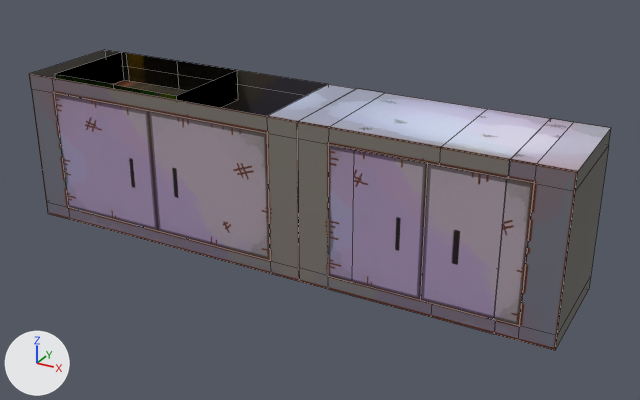
Two versions of the FBX model OP_ChopChop!/Assets/OccAssets/Models/Environment/prep counter cut.fbx, one commit apart.
One viewpoint serves both versions: a 50 mm lens placed at (2.42, -4.06, 2.57), pointed at (-0.01, 0.35, 0.36). Arrows for +X, +Y and +Z are at lower left; the lights stay in place. Mesh edges are drawn as thin lines. Where no turn or scale is listed for an object, it has been applied to the vertices. Vertices at the same position are counted once.

Script lines for the objects in view, before the commit:
```python
me_mesh = bpy.data.meshes.new('Mesh')
me_mesh.from_pydata(...)  # 125 vertices, 68 faces; spans x -1.85..1.7, y -0.36..0.37, z -0.5..0.5
me_mesh.materials.append(mat_prep_counter_material)  # picture img_back_counter_material_png
ob_polysurface4 = bpy.data.objects.new('polySurface4', me_mesh)
ob_polysurface4.location = (-0.101, 0.317, 0.5)
```
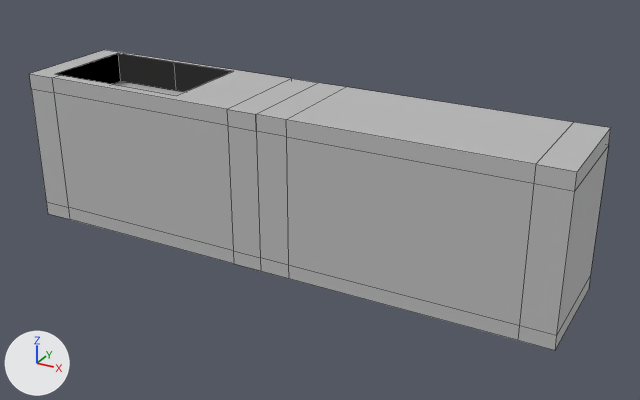
The newer file is also turned or shifted as a whole; pictures and numbers use the older file's frame.

The edits, one by one:
Material 'Default_Material' (mat_default_material) is new.
Its base color is (0.5, 0.5, 0.5) (grey #bcbcbc).
me_mesh is used by ob_polysurface4; location (-0.101, 0.317, 0.5).
me_mesh had 125 vertices, 68 faces and spanned x -1.85..1.7, y -0.36..0.37, z -0.5..0.5.
me_mesh now has 78 vertices, 55 faces and spans x -1.85..1.7, y -0.36..0.37, z -0.5..0.5.
me_mesh part 1: 6 loose pieces with 64 vertices, spanning x -1.65..1.5, y -0.36..0.37, z -0.5..0.5, are deleted.
Part 2, on me_mesh:
2 vertices are removed from x -1.7..-1.21, y 0.37, z 0.3..0.5.
4 faces are deleted.
16 vertices in x -0.03..0.16, y -0.36..0.37, z -0.5..0.5 move by (-0.27, 0.0, 0.0).
3 vertices in x -1.7..-0.72, y 0.37, z 0.3..0.5 move by (0.0, -0.04, 0.0).
1 vertex moves from x -1.21, y 0.37, z 0.5 to x -1.65, y 0.33, z 0.5.
3 vertices are added at (-1.21, 0.33, 0.5), (-1.21, 0.33, 0.3), (-1.7, 0.33, 0.5).
8 new vertices lie (-1.41, 0.0, 0.0) away from vertices in x 1.5, y -0.36..0.37, z -0.5..0.5.
8 new vertices lie (-0.2, 0.0, 0.0) away from vertices in x 0.09, y -0.36..0.37, z -0.5..0.5.
21 new faces join them.
me_mesh part 3: 34 faces spanning x -1.85..1.7, y -0.36..0.37, z -0.5..0.5 switch from mat_prep_counter_material (picture img_back_counter_material_png) to mat_default_material (grey #bcbcbc).

Boxes (x1, y1, x2, y2) around the edits, measured in the pictures (640 x 400 px):
part 1 of me_mesh, deleted: before (54, 89, 574, 340)
part 2 of me_mesh, built on: before (52, 52, 357, 281); after (30, 50, 573, 340)
part 3 of me_mesh, recoloured: (29, 74, 611, 350) in both
